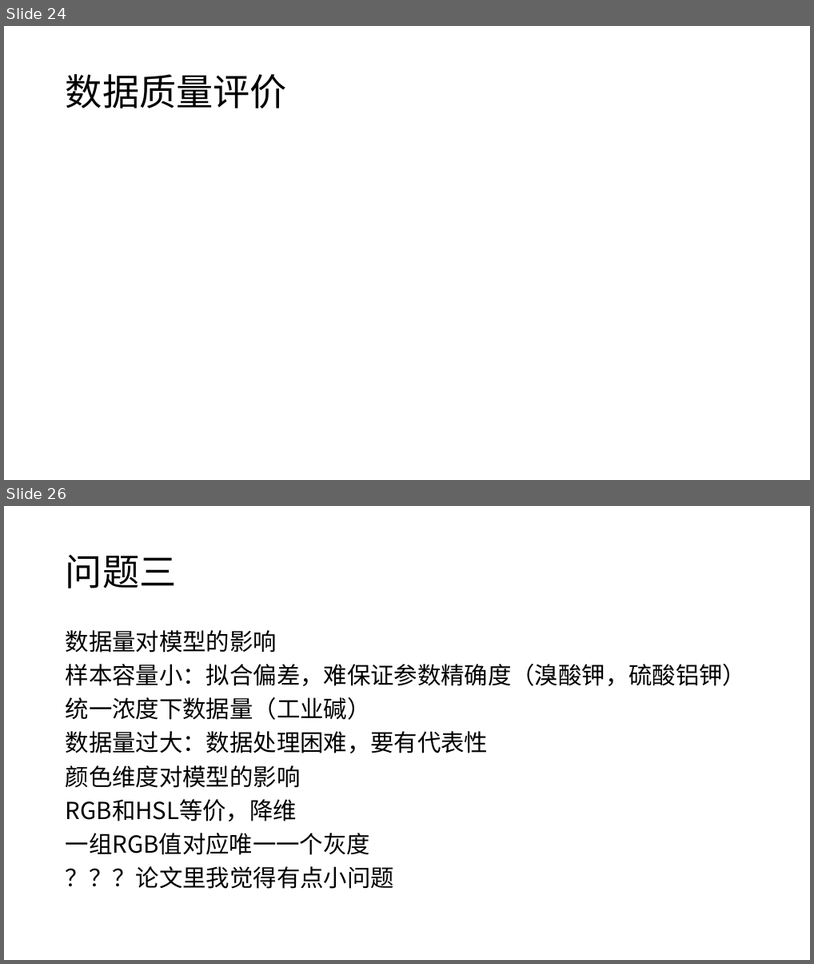
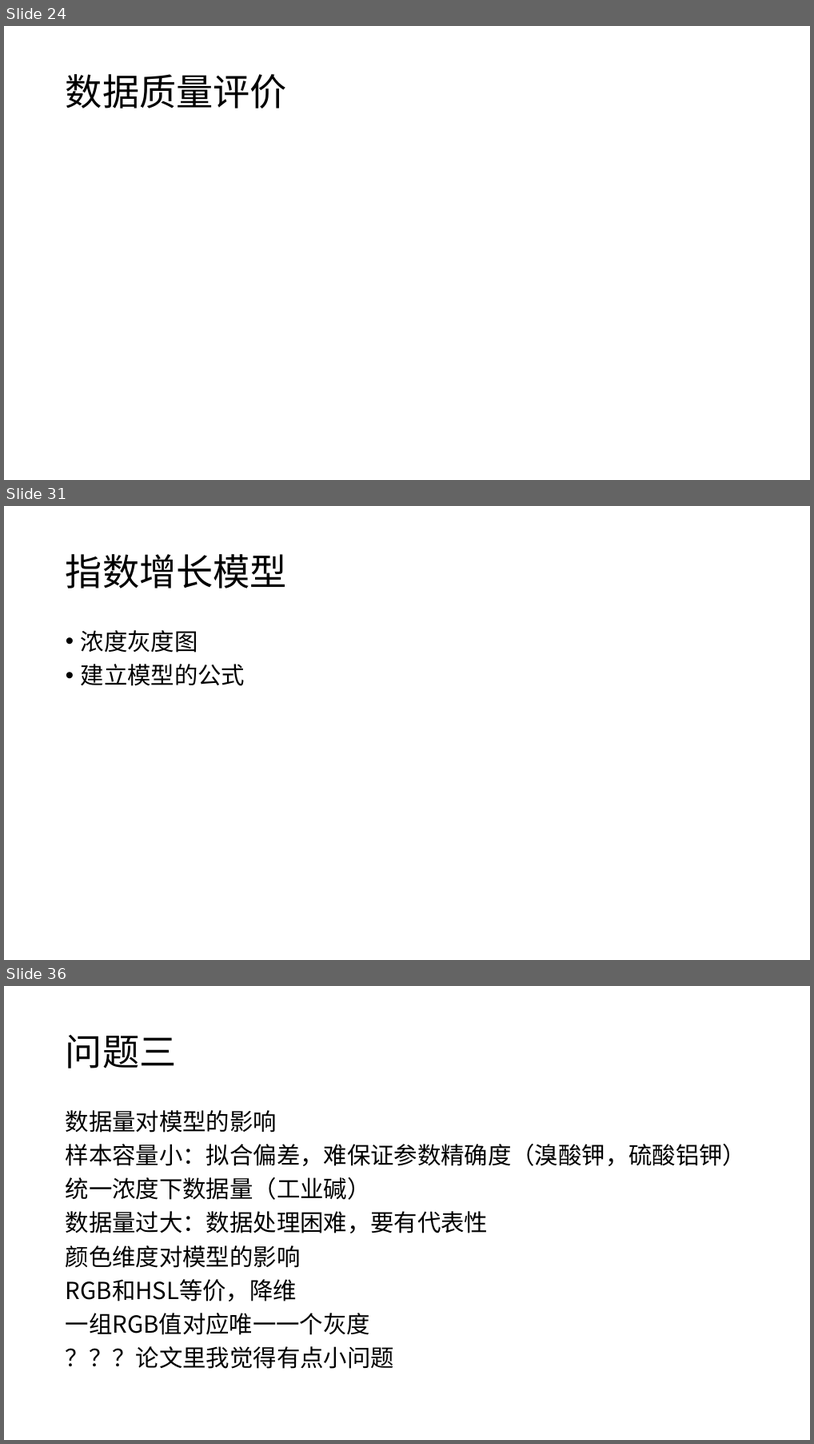
Before and after one commit to yuanjingsong/MCM_Homework, a slide deck: PreG21.pptx. Shown one above the other, each under a label of ours: slides 24 and 26 before the commit, slides 24, 31 and 36 after it; the slides between them are not shown. The pictures are 814x964 and 814x1444 pixels, drawn with LibreOffice and Linux fonts; fonts in the diff are those of the drawing; grey boxes stand for pictures. Boxes give left, top, right and bottom in pixels: in the first picture for what was removed or moved away, otherwise in the second. Text is boxed around its words. In the diff, an @@ line names an element or a change of style, - is before the commit and + after.

```diff
--- a/PreG21.pptx
+++ b/PreG21.pptx
@@ slide 31 added at box(4, 506, 810, 960), background #FFFFFF @@
@@ title added at box(66, 554, 287, 588), 44 pt, text #000000 @@
+指数增长模型
@@ text added at box(81, 630, 246, 686), 28 pt, text #000000 @@
+• 浓度灰度图
+• 建立模型的公式
@@ what was slide 26 is now slide 36 @@
```
Also in this commit, not shown: 1 slide changed, 9 other slides added.
